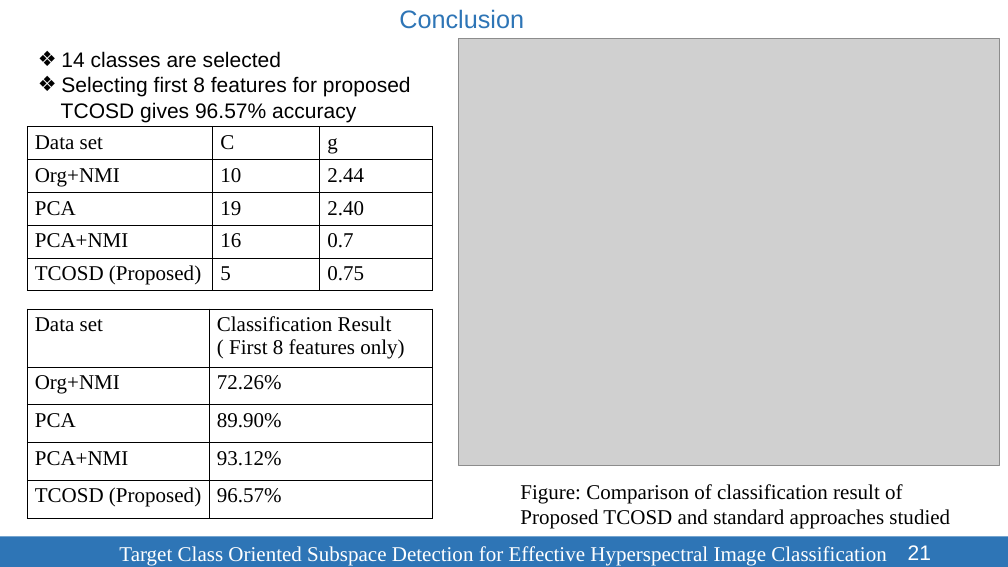
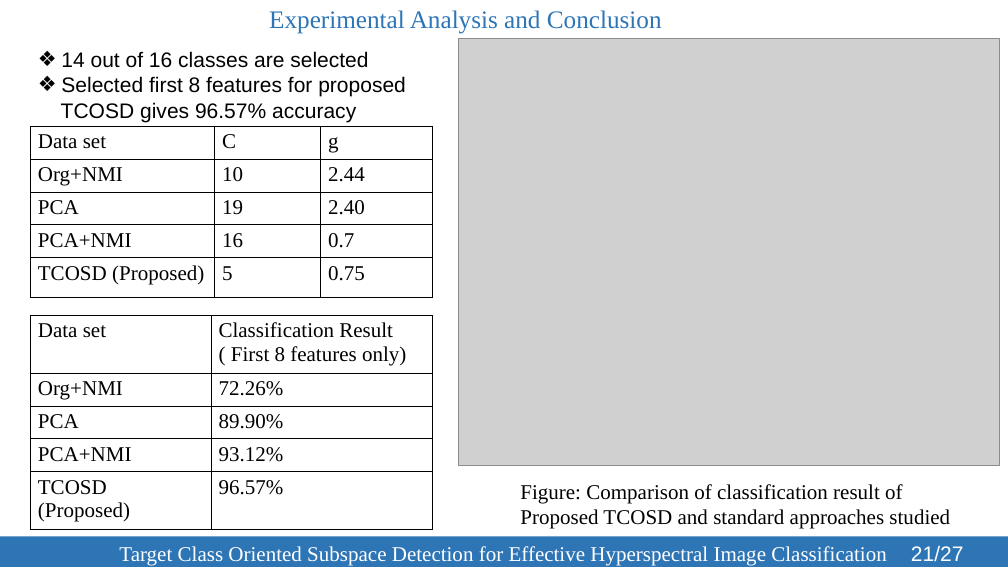
Before and after one commit to SleepyBrain/Remote-Sensing, a slide deck: slide 21 of Presentation/TCOSD-123086.pptx. Drawn at 1008x567 pixels with LibreOffice and Linux fonts; fonts in the diff are those of the drawing; grey boxes stand for pictures; background and template pictures are left out. Boxes give left, top, right and bottom in pixels: in the first picture for what was removed or moved away, otherwise in the second. Text is boxed around its words. In the diff, an @@ line names an element or a change of style, - is before the commit and + after.

```diff
--- a/Presentation/TCOSD-123086.pptx
+++ b/Presentation/TCOSD-123086.pptx
@@ text in rectangle at box(269, 10, 662, 34): text changed; font Arial to Times New Roman @@
-Conclusion
+Experimental Analysis and Conclusion
@@ text at box(61, 51, 406, 97): text changed @@
-❖ 14 classes are selected
-❖ Selecting first 8 features for proposed
+❖ 14 out of 16 classes are selected
+❖ Selected first 8 features for proposed
@@ table: place and size @@
-table at box(27, 127, 432, 291)
+table at box(30, 126, 433, 297)
@@ table: place and size @@
-table at box(27, 309, 433, 519)
+table at box(30, 315, 433, 529)
@@ page number at box(911, 545, 964, 561): text changed @@
-21
+21/27
```
Also in this commit, not shown: 16 other slides changed, 1 slide added, 4 other files.
